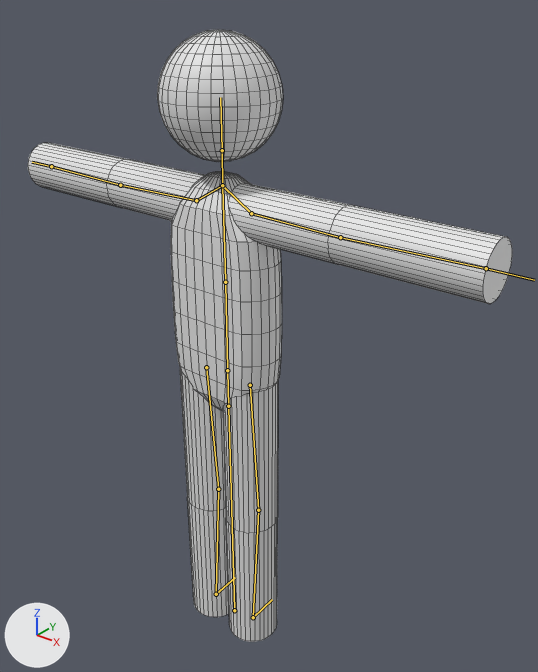
A saved change to the Blender file Content/Resources/Character01-6.blend.
Rendered twice from a 50 mm lens placed at (67.5, -74.4, 103.9), pointed at (-0.7, 10.8, 51.1). The axes (+X, +Y, +Z) are drawn at lower left. The lights are the same throughout. The bones that bend it are drawn over the model as lines. Mesh edges are drawn as thin lines.

Objects in the first picture: 'vg.body'.
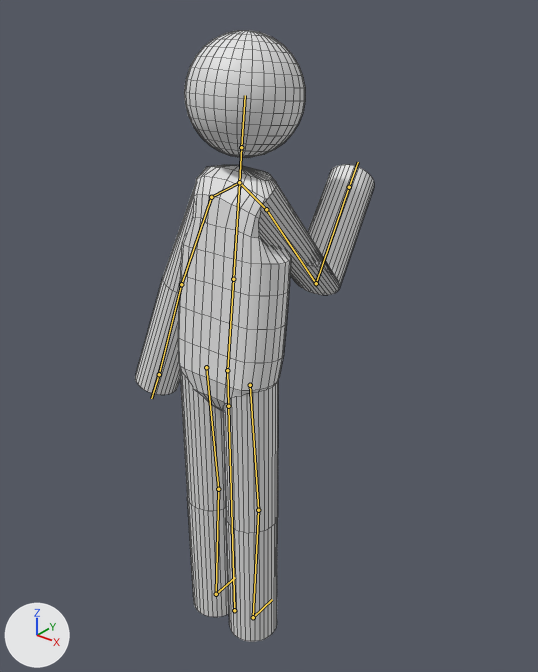
The newer file adds an action. The first version stands in its rest pose; the second is drawn at frame 5 of the action 'interact'.

Changed parts and their boxes (x1, y1, x2, y2) in the pictures (538 x 672 px):
'vg.body', posed (51% narrower)
    before: (28, 30, 512, 642)
    after: (135, 30, 374, 642)
bone 'spine01', root to tip
    before: (227, 370) to (225, 282)
    after: (227, 370) to (233, 279)
bone 'upperarm_r', root to tip
    before: (251, 213) to (340, 237)
    after: (266, 209) to (316, 283)
bone 'lowerarm_r', root to tip
    before: (340, 237) to (486, 268)
    after: (316, 283) to (349, 187)
bone 'upperarm_l', root to tip
    before: (196, 200) to (120, 185)
    after: (211, 197) to (181, 284)

The edits, one by one:
Bone 'spine01' (bone_spine01) turns from (0, 0, 0) to (-7, 0, 0) degrees about its own x, y and z.
Bone 'upperarm_r' (bone_upperarm_r) turns from (0, 0, 0) to (-41, -20, -60) degrees about its own x, y and z.
Bone 'lowerarm_r' (bone_lowerarm_r) turns from (0, 0, 0) to (-100, 17, -22) degrees about its own x, y and z.
Bone 'upperarm_l' (bone_upperarm_l) turns from (0, 0, 0) to (2, 2, 72) degrees about its own x, y and z.
